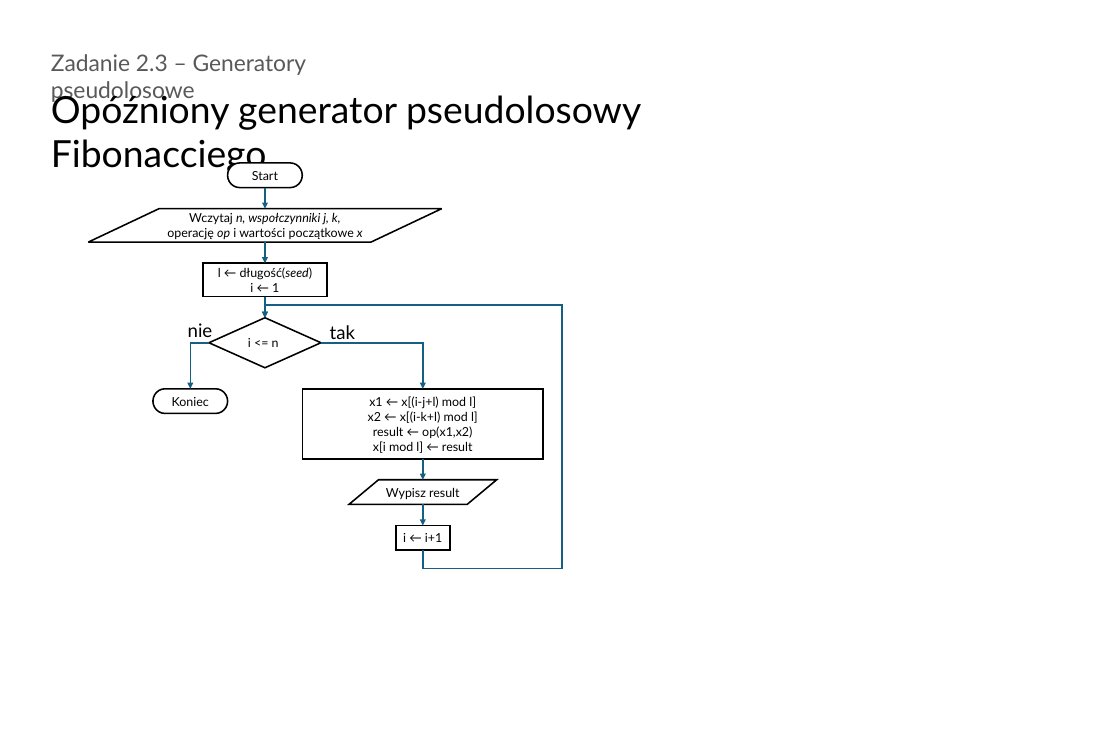
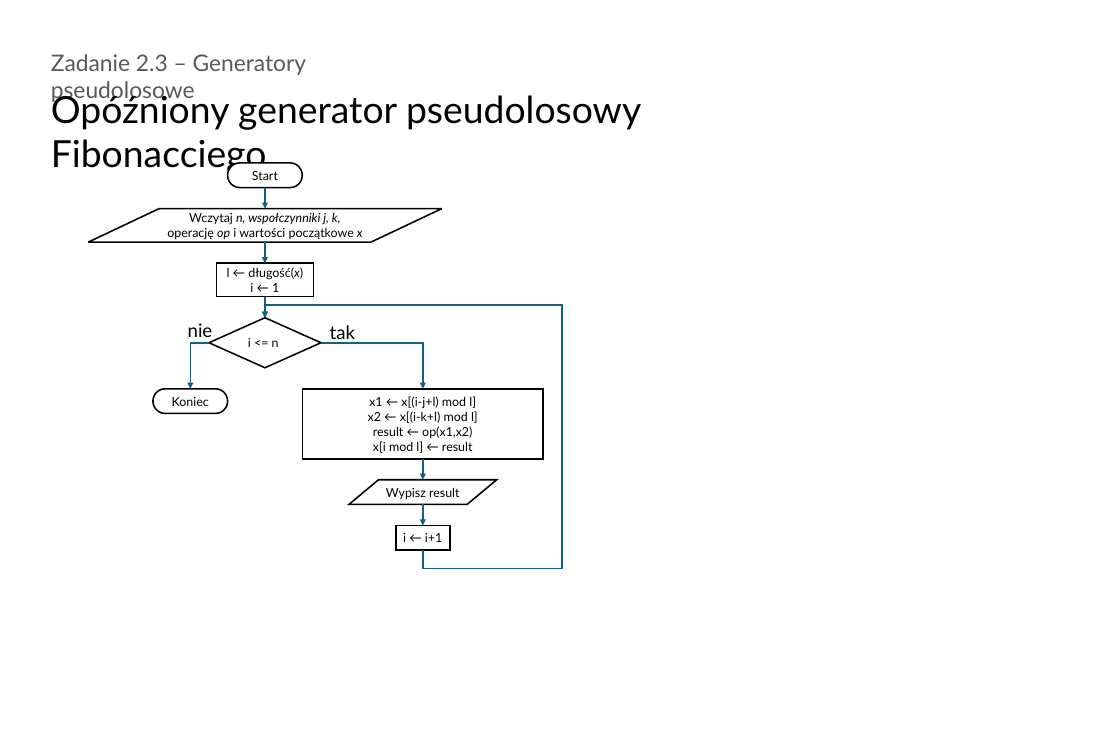
Before and after one commit to bartek537-university/SI3AiSD21R, a slide deck: slide 1 of lab_2/task_3/task_3.pptx. Drawn at 1120x747 pixels with LibreOffice and Linux fonts; fonts in the diff are those of the drawing. Boxes give left, top, right and bottom in pixels: in the first picture for what was removed or moved away, otherwise in the second. Text is boxed around its words. In the diff, an @@ line names an element or a change of style, - is before the commit and + after.

```diff
--- a/lab_2/task_3/task_3.pptx
+++ b/lab_2/task_3/task_3.pptx
@@ rectangle "l ← długość(x)": place and size @@
-rectangle "l ← długość(x)" at [203, 263, 328, 296]
+rectangle "l ← długość(x)" at [217, 263, 314, 296]
@@ text in rectangle at [227, 267, 303, 280]: text changed @@
-l ← długość(seed)
+l ← długość(x)
```
Also in this commit, not shown: 5 other files.
